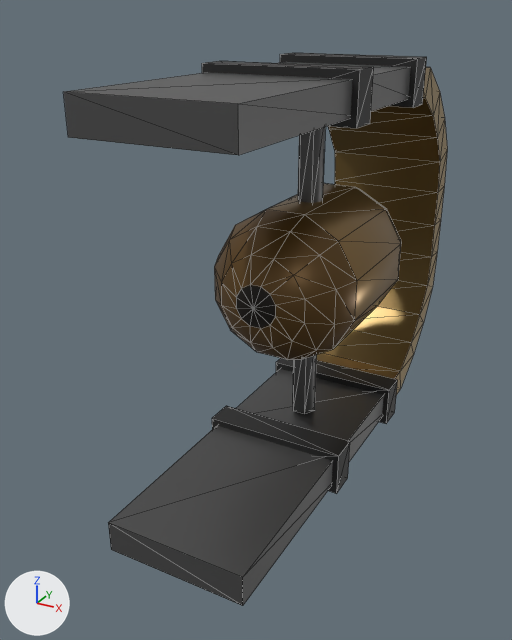
An edit to the glTF model public/models/enemies/newsh2-191-f5.glb, drawn before and after from the same camera.
Before and after are seen from a 50 mm camera at (0.751, -1.455, 0.684) aimed at (-0.143, 0.169, -0.129). Every picture has the same lights, and +X, +Y and +Z are marked at lower left. The first picture is the older version. Mesh edges are drawn as thin lines. Vertices at exactly the same position are counted once.

Before the edit, the objects in view are built like this:
```python
me_newsh2_191_f5 = bpy.data.meshes.new('newsh2-191-f5')
me_newsh2_191_f5.from_pydata(...)  # 210 vertices, 388 faces; spans x -0.247..0.164, y -0.417..1.0, z -0.562..0.562
# faces by material slot: [16, 60, 48, 48, 48, 84, 72, 12]
me_newsh2_191_f5.materials.append(mat_pal_9_newsh2_191)  # grey #797979
me_newsh2_191_f5.materials.append(mat_pal_7_newsh2_191)  # dark grey #5d5d5d
me_newsh2_191_f5.materials.append(mat_pal_27_newsh2_191)  # brown #aa9265
me_newsh2_191_f5.materials.append(mat_pal_24_newsh2_191)  # brown #7d6538
me_newsh2_191_f5.materials.append(mat_pal_4_newsh2_191)  # dark grey #343434
me_newsh2_191_f5.materials.append(mat_pal_25_newsh2_191)  # brown #8e7145
me_newsh2_191_f5.materials.append(mat_pal_22_newsh2_191)  # brown #654920
me_newsh2_191_f5.materials.append(mat_pal_16_newsh2_191)  # black #100800
ob_newsh2_191_f5 = bpy.data.objects.new('newsh2-191-f5', me_newsh2_191_f5)
ob_newsh2_191_f5.location = (0.0, 0.0, 0.0)
```
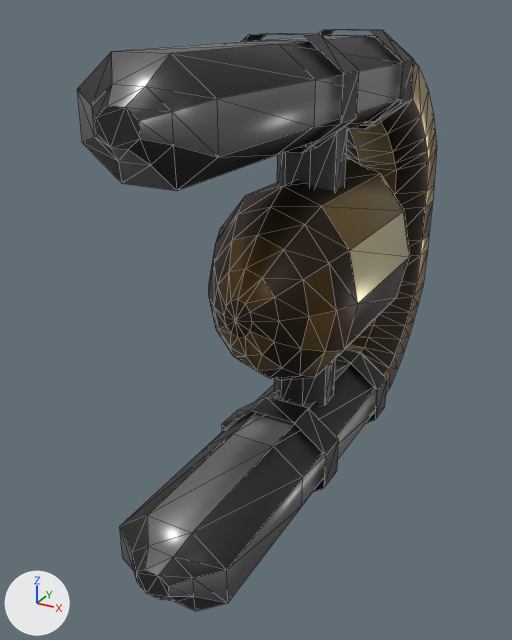
Edits to the bpy script that builds the scene:
```text
Change me_newsh2_191_f5:
    remove me_newsh2_191_f5.from_pydata(...)  # 210 vertices, 388 faces; spans x -0.247..0.164, y -0.417..1.0, z -0.562..0.562
    add me_newsh2_191_f5.from_pydata(...)  # 418 vertices, 732 faces; spans x -0.258..0.175, y -0.496..1.074, z -0.629..0.629
    me_newsh2_191_f5 part 1: the loose piece of 86 vertices spanning x -0.247..0.164, y -0.029..0.583, z -0.205..0.205 is rebuilt with 98 vertices and now spans x -0.258..0.175, y -0.117..0.667, z -0.275..0.275
    me_newsh2_191_f5 part 2: the loose piece of 68 vertices spanning x -0.229..0.146, y -0.417..1.0, z -0.542..0.542 is rebuilt with 224 vertices and now spans x -0.192..0.108, y -0.496..1.074, z -0.615..0.615
    me_newsh2_191_f5 part 3: the loose piece of 8 vertices spanning x -0.246..0.162, y 0.083..0.167, z 0.437..0.562 is rebuilt with 16 vertices and now spans x -0.21..0.126, y 0.079..0.171, z 0.371..0.629
    me_newsh2_191_f5 part 4: the loose piece of 8 vertices spanning x -0.246..0.163, y 0.5..0.583, z -0.562..-0.437 is rebuilt with 16 vertices and now spans x -0.21..0.126, y 0.496..0.587, z -0.629..-0.371
    me_newsh2_191_f5 part 5: the loose piece of 8 vertices spanning x -0.246..0.163, y 0.083..0.167, z -0.562..-0.437 is rebuilt with 16 vertices and now spans x -0.21..0.126, y 0.079..0.171, z -0.629..-0.371
    me_newsh2_191_f5 part 6: the loose piece of 8 vertices spanning x -0.246..0.162, y 0.5..0.583, z 0.437..0.562 is rebuilt with 16 vertices and now spans x -0.21..0.126, y 0.496..0.587, z 0.371..0.629
    me_newsh2_191_f5 part 7: a new loose piece of 16 vertices spanning x -0.126..0.043, y 0.207..0.376, z 0.217..0.4, in mat_pal_5_newsh2_191 (dark grey #454545)
    me_newsh2_191_f5 part 8: a new loose piece of 16 vertices spanning x -0.126..0.043, y 0.207..0.376, z -0.4..-0.217, in mat_pal_5_newsh2_191 (dark grey #454545)
    me_newsh2_191_f5 part 9: the loose piece of 12 vertices spanning x -0.079..-0.004, y 0.259..0.324, z -0.45..-0.167 is deleted
    me_newsh2_191_f5 part 10: the loose piece of 12 vertices spanning x -0.079..-0.004, y 0.259..0.324, z 0.167..0.45 is deleted
    remove me_newsh2_191_f5.materials.append(mat_pal_7_newsh2_191)  # dark grey #5d5d5d
    remove me_newsh2_191_f5.materials.append(mat_pal_27_newsh2_191)  # brown #aa9265
    remove me_newsh2_191_f5.materials.append(mat_pal_16_newsh2_191)  # black #100800
    add me_newsh2_191_f5.materials.append(mat_pal_10_newsh2_191)  # grey #8e8e8e
    add me_newsh2_191_f5.materials.append(mat_pal_163_newsh2_191)  # brown #302010
    add me_newsh2_191_f5.materials.append(mat_pal_28_newsh2_191)  # beige #b6a279
    add me_newsh2_191_f5.materials.append(mat_pal_26_newsh2_191)  # brown #9a8255
    add me_newsh2_191_f5.materials.append(mat_pal_21_newsh2_191)  # brown #553c18
    add me_newsh2_191_f5.materials.append(mat_pal_20_newsh2_191)  # brown #492c10
    add me_newsh2_191_f5.materials.append(mat_pal_5_newsh2_191)  # dark grey #454545
    add me_newsh2_191_f5.materials.append(mat_pal_29_newsh2_191)  # beige #cfc39e
    add me_newsh2_191_f5.materials.append(mat_pal_162_newsh2_191)  # black #241408
    add me_newsh2_191_f5.materials.append(mat_pal_23_newsh2_191)  # brown #71552c
```

Changed parts and their boxes [x1, y1, x2, y2] in the pictures (512 x 640 px):
'newsh2-191-f5', reshaped
    before: [64, 53, 447, 606]
    after: [77, 29, 437, 611]
part 1 of me_newsh2_191_f5, rebuilt (8% wider, 25% taller)
    before: [214, 183, 401, 360]
    after: [208, 158, 410, 380]
part 2 of me_newsh2_191_f5, rebuilt
    before: [64, 62, 447, 606]
    after: [77, 35, 437, 611]
part 3 of me_newsh2_191_f5, rebuilt
    before: [202, 61, 374, 128]
    after: [241, 33, 359, 153]
part 4 of me_newsh2_191_f5, rebuilt
    before: [276, 358, 397, 424]
    after: [336, 349, 387, 423]
part 5 of me_newsh2_191_f5, rebuilt (15% narrower, 9% taller)
    before: [212, 406, 350, 493]
    after: [222, 397, 339, 492]
part 6 of me_newsh2_191_f5, rebuilt
    before: [280, 53, 427, 108]
    after: [319, 29, 414, 129]
part 7 of me_newsh2_191_f5, added
    after: [277, 127, 347, 191]
part 8 of me_newsh2_191_f5, added
    after: [274, 359, 336, 405]
part 9 of me_newsh2_191_f5, deleted
    before: [293, 355, 317, 414]
part 10 of me_newsh2_191_f5, deleted
    before: [298, 127, 325, 203]
